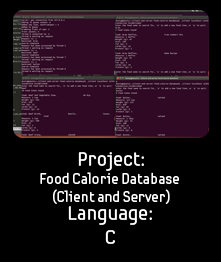
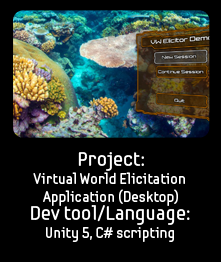
Layer changes from the first w=221, h=262 image to the second:
renamed "Language: C" to "Dev tool/Language: Unity 5, C# scripting", painted on it over [31, 205, 190, 244]
renamed "Project: Food Calorie Database (Client and Server)" to "Project: Virtual World Elicitation Application (Desktop)", painted on it over [33, 172, 185, 206]
added layer "Layer 5" above "Screenshot 2015-06-01 19.44.13" over [13, 10, 210, 244]
added layer "Screenshot 2015-06-01 19.44.13" above "Layer 4" over [13, 10, 210, 138]
hid "Layer 3" over [13, 10, 210, 244]
